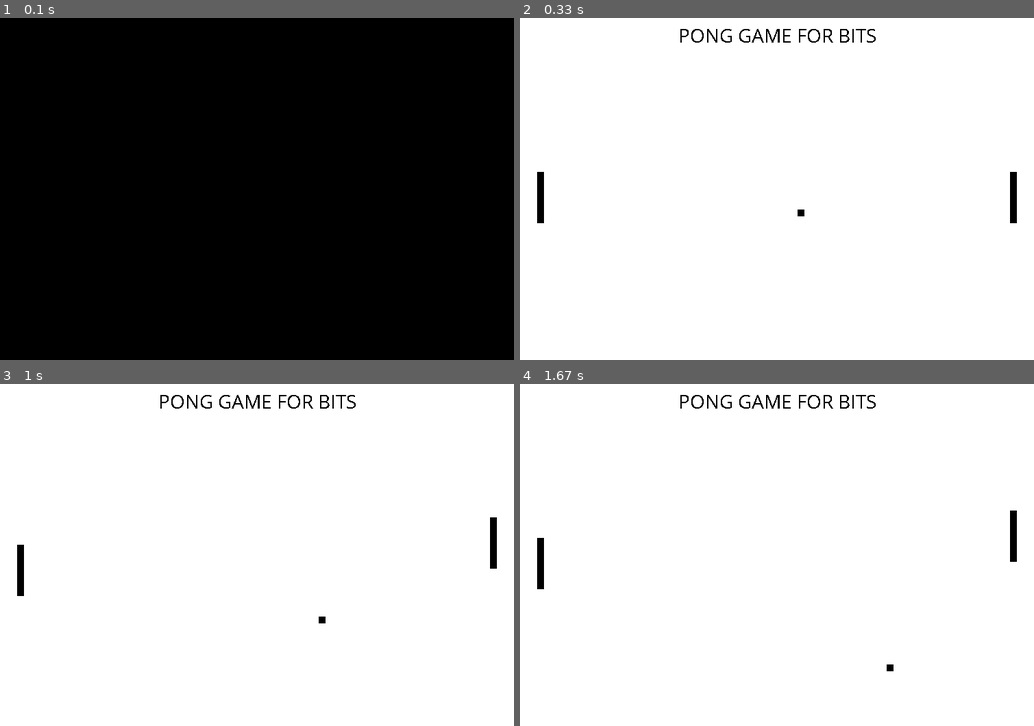
Above: before the commit, frames 1-4 (two rows, left to right).
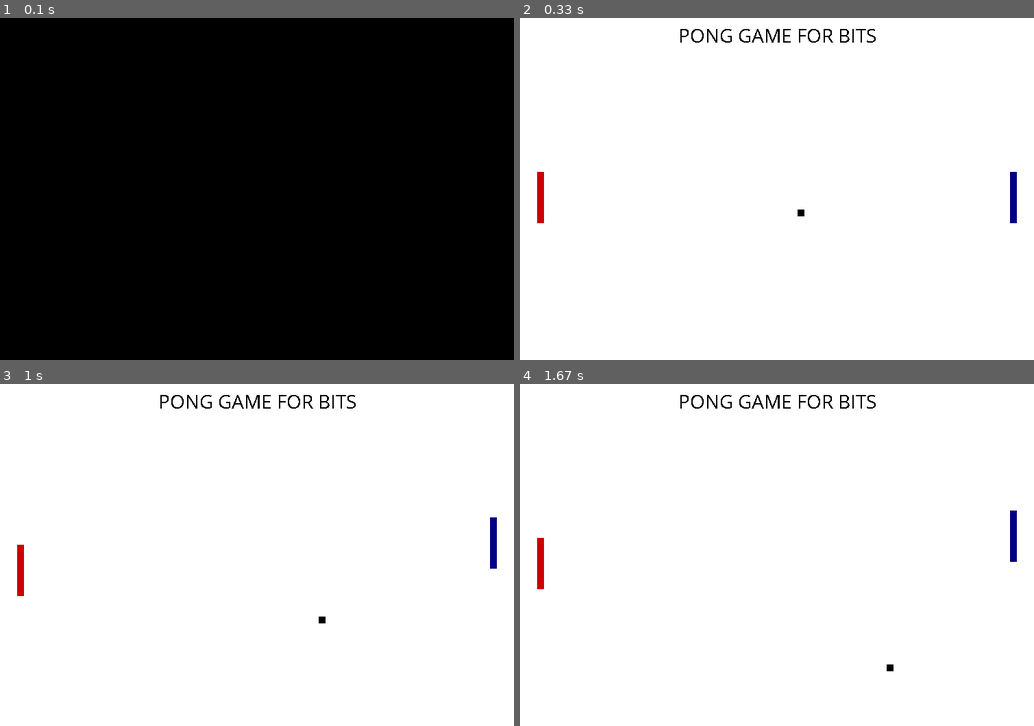
Above: after the commit, the same moments.

Repository: endham/pygame
Game: pygame game, started from pong for bits.py
Same seed, same stepped clock (60 frames per second), same inputs: the game is played once before the commit and once after it.
Inputs:
- Up to frame 1 (0.1 s): no input
- Up to frame 2 (0.33 s): no input
- Up to frame 3 (1 s): hold Up 0.33-0.8 s; hold Down from 0.83 s (still down); hold S from 0.83 s (still down)
- Up to frame 4 (1.67 s): release Down at 1.13 s; release S at 1.13 s; hold Up 1.17-1.53 s; hold W 1.17-1.53 s; hold Down from 1.57 s (still down); hold S from 1.57 s (still down)

Frame 1 is identical in both runs. In frame 2, 0.4% of the frame differs, in the area x 3-97%, y 45-60%; in frame 3, 0.4%; in frame 4, 0.4%.

Commit message:
Update pong for bits.py

Diff:
--- a/pong for bits.py
+++ b/pong for bits.py
@@ -4,17 +4,19 @@
 pygame.display.set_caption("pong game for bits")
 white = (255, 255, 255)
 black = (0, 0, 0)
+blue = (0, 0, 128)
+red = (200, 0, 0 )
 class Paddle1(pygame.sprite.Sprite):
     def __init__(self):
         pygame.sprite.Sprite.__init__(self)
         self.image = pygame.Surface([10, 75])
-        self.image.fill(black)
+        self.image.fill(red)
         self.rect = self.image.get_rect()
 class Paddle2(pygame.sprite.Sprite):
     def __init__(self):
         pygame.sprite.Sprite.__init__(self)
         self.image = pygame.Surface([10, 75])
-        self.image.fill(black)
+        self.image.fill(blue)
         self.rect = self.image.get_rect()
 class Ball(pygame.sprite.Sprite):
     def __init__(self):
